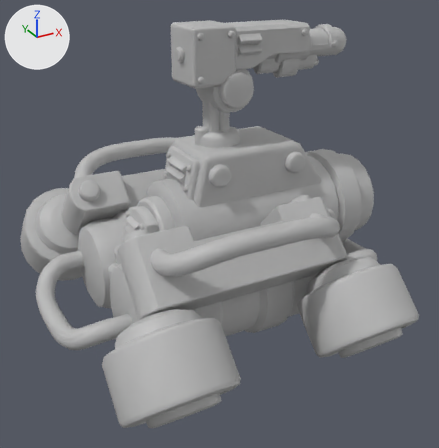
The FBX model Assets/Art/Meshes/Characters/sm_mob_01.fbx: old version first, new version second.
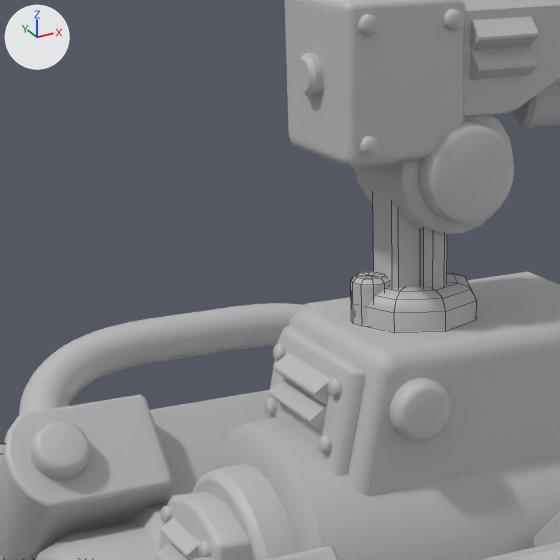
Old and new are each drawn whole from a 50 mm lens placed at (-0.601, -1.12, 0.566), pointed at (-0.008, -0.042, 0.027) and again close up on the part from 15% to 62% of the width and 6% to 51% of the height. Lighting does not change. The marker at upper left points along +X, +Y and +Z. The close-ups show mesh edges as thin lines. Where no turn or scale is listed for an object, it has been applied to the vertices.

Script lines for the objects in view, before the commit:
```python
me_mesh_005 = bpy.data.meshes.new('Mesh.005')
me_mesh_005.from_pydata(...)  # 96 vertices, 78 faces; spans x -0.0525..0.0508, y -0.0508..0.0508, z -0.0001..0.1386
me_mesh_005.materials.append(mat_m_mob_01)  # grey #bcbcbc
me_mesh_006 = bpy.data.meshes.new('Mesh.006')
me_mesh_006.from_pydata(...)  # 983 vertices, 973 faces; spans x -0.107..0.181, y -0.063..0.063, z -0.05..0.127
me_mesh_006.materials.append(mat_m_mob_01)  # grey #bcbcbc
me_mesh_007 = bpy.data.meshes.new('Mesh.007')
me_mesh_007.from_pydata(...)  # 608 vertices, 602 faces; spans x -0.154..0.154, y -0.042..0.042, z -0.053..0.053
me_mesh_007.materials.append(mat_m_mob_01)  # grey #bcbcbc
ob_sm_mob_01_head_01 = bpy.data.objects.new('sm_mob_01_head_01', me_mesh_005)
ob_sm_mob_01_head_01.location = (0.0094, 0.0, 0.2011)
ob_sm_mob_01_weapon_01 = bpy.data.objects.new('sm_mob_01_weapon_01', me_mesh_006)
ob_sm_mob_01_weapon_01.location = (0.0264, 0.0, 0.319)
ob_sm_mob_01_weapon_recoil_01 = bpy.data.objects.new('sm_mob_01_weapon_recoil_01', me_mesh_007)
ob_sm_mob_01_weapon_recoil_01.location = (0.1758, 0.0, 0.3777)
# also in view: 'sm_mob_01' at (0.0, 0.0, 0.0)
```
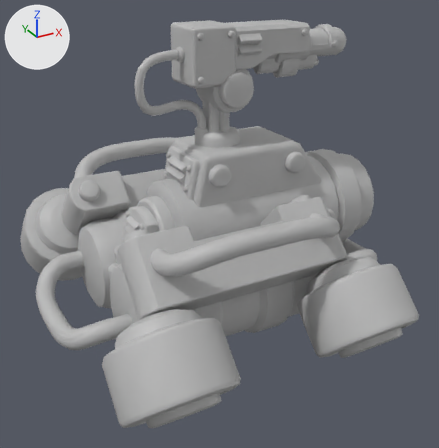
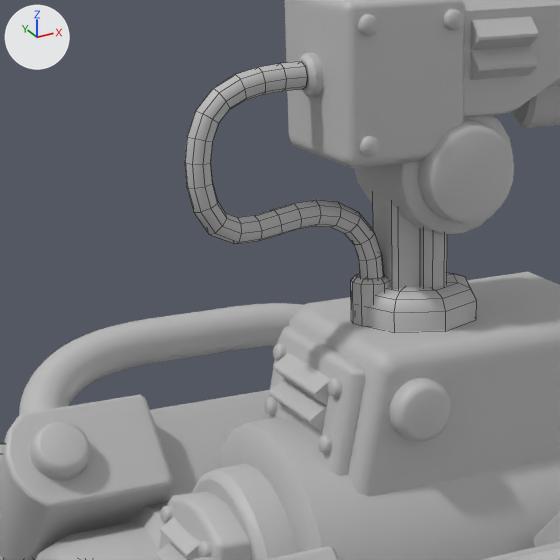
Where the newer file only moved an object's origin or applied its transform, the numbers keep the older frame.

Location of each change, (x1, y1, x2, y2) in pixels of the close-ups (560 x 560 px):
'mob_01_cable_01', added: after (185, 62, 383, 279)

The change, as a diff of the scene's bpy script:
```diff
--- a/Assets/Art/Meshes/Characters/sm_mob_01.fbx.py
+++ b/Assets/Art/Meshes/Characters/sm_mob_01.fbx.py
@@ me_mesh_008 @@
+me_mesh_008.from_pydata(...)  # 168 vertices, 160 faces; spans x -0.149..0.007, y -0.01..0.01, z -0.002..0.163
+me_mesh_008.materials.append(mat_m_mob_01)  # grey #bcbcbc
@@ ob_mob_01_cable_01 @@
+ob_mob_01_cable_01 = bpy.data.objects.new('mob_01_cable_01', me_mesh_008)
+ob_mob_01_cable_01.location = (-0.0243, 0.0, 0.2366)
```
